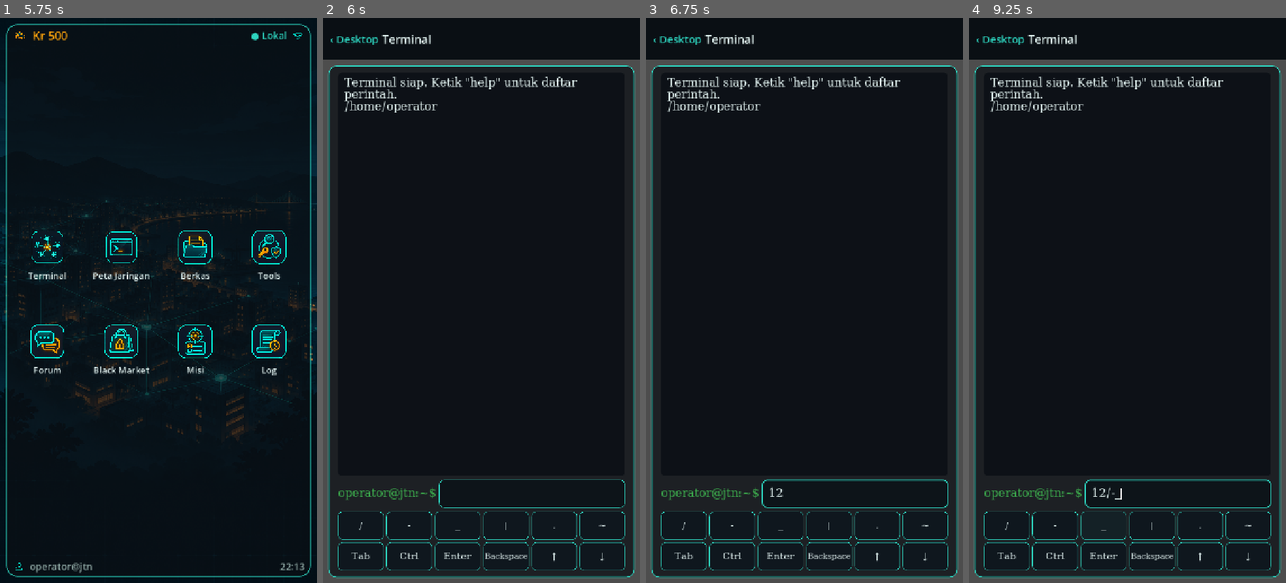
Above: before the commit, frames 1-4 (left to right).
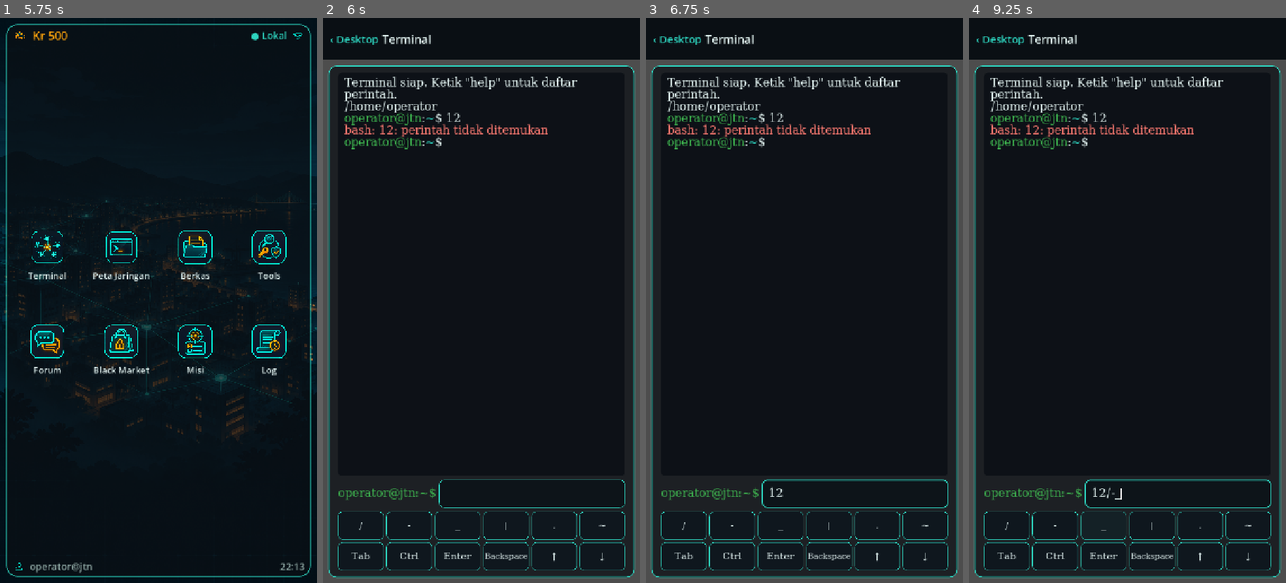
Above: after the commit, the same moments.

Repository: hadydaw/game-baru
Game: Godot game, scene res://scenes/main.tscn
Two runs of this game, one before a commit and one after it. Both use one fixed random seed, a clock stepped at 60 frames per second and the inputs below.
Inputs (mouse positions are in pixels of both pictures, inside the frame that each line leads up to):
- Up to frame 1 (5.75 s): tap Enter at 0.5 s; move the mouse to (142, 413) at 0.52 s; click (142, 413) at 0.67 s; tap Space at 1.25 s; move the mouse to (253, 385) at 1.27 s; click (253, 385) at 1.42 s; move the mouse to (63, 215) at 2.02 s; click (63, 215) at 2.17 s; click (209, 492) at 2.77 s; type "12" at 2.85 s; click "Enter" at 3.5 s; click "Enter" at 4.25 s; click "‹ Desktop" at 5 s
- Up to frame 2 (6 s): click (370, 255) at 5.77 s
- Up to frame 3 (6.75 s): click (855, 492) at 6.52 s; type "12" at 6.6 s
- Up to frame 4 (9.25 s): click "/" at 7.25 s; click "-" at 8 s; click "_" at 8.75 s

Frame 1 is identical in both runs. In frame 2, 1.0% of the frame differs, in the area x 6-71%, y 16-24%; in frame 3, 1.0%; in frame 4, 1.0%.

Commit message:
Terminal: pertahankan riwayat tampilan, direktori, riwayat perintah, dan sesi SSH saat layar dibuka ulang
Co-Authored-By: Claude Haiku 5.5 <noreply@anthropic.com>
Claude-Session: https://claude.ai/code/session_011EntzauCRjaaLbaamXun78

Diff:
--- /dev/null
+++ b/tests/test_terminal_persisten.gd
@@ -0,0 +1,104 @@
+extends GutTest
+
+# Sesi Terminal harus bertahan saat layarnya dilepas (kembali ke Desktop) lalu dibuka lagi:
+# riwayat tampilan, direktori kerja, riwayat perintah, dan sesi SSH.
+
+func _fs_uji() -> Dictionary:
+	var pemilik := {"tipe": "dir", "pemilik": "operator", "grup": "operator", "izin": "rwxr-xr-x"}
+	var dokumen := pemilik.duplicate()
+	dokumen["isi"] = {
+		"kunci_arsip.txt": {"tipe": "file", "pemilik": "operator", "grup": "operator", "izin": "rw-r-----", "isi": "arsip:TK-7731", "ukuran": 13}
+	}
+	var operator := pemilik.duplicate()
+	operator["isi"] = {"dokumen": dokumen}
+	return {
+		"tipe": "dir", "pemilik": "root", "grup": "root", "izin": "rwxr-xr-x",
+		"isi": {"home": {"tipe": "dir", "pemilik": "root", "grup": "root", "izin": "rwxr-xr-x", "isi": {"operator": operator}}}
+	}
+
+func before_each() -> void:
+	TerminalScreen._sesi_bersama = null
+	TerminalScreen._buffer_bersama = ""
+	TerminalScreen._scroll_bersama = 0.0
+	TerminalScreen._ikut_bawah_bersama = true
+	SesiUtama.sesi = ShellSession.new(Vfs.new(_fs_uji()))
+
+func _buka() -> TerminalScreen:
+	var layar := TerminalScreen.new()
+	add_child(layar)
+	return layar
+
+# Simulasi pemain kembali ke Desktop: layar dilepas dari tree dan dibebaskan.
+func _tutup(layar: TerminalScreen) -> void:
+	remove_child(layar)
+	layar.free()
+
+func _teks(layar: TerminalScreen) -> String:
+	return layar._keluaran.get_parsed_text()
+
+func _kirim_selesai(layar: TerminalScreen, perintah: String) -> void:
+	layar._kirim(perintah)
+	layar._selesaikan_cepat()
+
+func test_output_dan_riwayat_bertahan_saat_layar_dibuka_ulang() -> void:
+	var l1 := _buka()
+	_kirim_selesai(l1, "ping -c 1 gerbang")
+	_kirim_selesai(l1, "nmap gerbang")
+	_kirim_selesai(l1, "ping -c 4 gerbang")
+	_tutup(l1)
+
+	var l2 := _buka()
+	var teks := _teks(l2)
+	assert_true(teks.contains("nmap gerbang"), "perintah nmap masih terlihat")
+	assert_true(teks.contains("Memindai gerbang"), "output nmap masih terlihat")
+	assert_true(teks.contains("ping -c 4 gerbang"), "perintah ping masih terlihat")
+	assert_eq(teks.count("Terminal siap"), 1, "banner tidak diulang saat dibuka lagi")
+	assert_eq(l2._riwayat_idx, TerminalScreen._sesi_bersama.riwayat.size(), "indeks riwayat mengikuti sesi")
+	assert_true(TerminalScreen._sesi_bersama.riwayat.has("nmap gerbang"))
+	_tutup(l2)
+
+func test_direktori_kerja_bertahan() -> void:
+	var l1 := _buka()
+	_kirim_selesai(l1, "cd dokumen")
+	_tutup(l1)
+
+	var l2 := _buka()
+	assert_eq(TerminalScreen._sesi_bersama.cwd, "/home/operator/dokumen")
+	_kirim_selesai(l2, "pwd")
+	assert_true(_teks(l2).contains("/home/operator/dokumen"), "pwd menunjukkan direktori yang sama")
+	_tutup(l2)
+
+func test_animasi_belum_selesai_diselesaikan_saat_layar_dilepas() -> void:
+	var l1 := _buka()
+	l1._kirim("nmap gerbang")
+	assert_true(l1._busy, "animasi sedang berjalan")
+	_tutup(l1)
+
+	var l2 := _buka()
+	var teks := _teks(l2)
+	assert_true(teks.contains("Pemindaian selesai"), "output lengkap tersimpan walau animasi belum selesai")
+	_tutup(l2)
+
+func test_sesi_ssh_bertahan_saat_layar_dibuka_ulang() -> void:
+	var l1 := _buka()
+	_kirim_selesai(l1, "ping -c 1 gerbang")
+	_kirim_selesai(l1, "ping -c 1 arsip")
+	_kirim_selesai(l1, "ssh operator@arsip")
+	assert_not_null(TerminalScreen._sesi_bersama.ssh_aktif, "ssh berhasil")
+	_tutup(l1)
+
+	var l2 := _buka()
+	assert_not_null(TerminalScreen._sesi_bersama.ssh_aktif, "sesi ssh masih aktif setelah layar dibuka lagi")
+	assert_true(l2._label_prompt.text.contains("arsip"), "prompt menunjukkan host SSH")
+	_kirim_selesai(l2, "exit")
+	assert_null(TerminalScreen._sesi_bersama.ssh_aktif, "exit menutup sesi ssh")
+	assert_true(_teks(l2).contains("ditutup"), "pesan penutupan tampil")
+	_tutup(l2)
+
+func test_sesi_baru_hanya_dibuat_saat_belum_ada() -> void:
+	var l1 := _buka()
+	var pertama := TerminalScreen._sesi_bersama
+	_tutup(l1)
+	var l2 := _buka()
+	assert_true(pertama == TerminalScreen._sesi_bersama, "objek sesi yang sama dipakai ulang")
+	_tutup(l2)
--- a/ui/terminal_screen.gd
+++ b/ui/terminal_screen.gd
@@ -14,6 +14,7 @@
 const WARNA_TEKS := "#e6f7f5"
 const WARNA_ERROR := "#ff7b72"
 const LATAR := Color("#0d1117")
+const BATAS_BUFFER := 60000
 const TOMBOL := ["/", "-", "_", "|", ".", "~", "Tab", "Ctrl", "Enter", "Backspace", "↑", "↓"]
 
 var _sesi: ShellSession
@@ -104,17 +105,63 @@
 
     kolom.add_child(_buat_baris_tombol())
 
+    tree_exiting.connect(_saat_keluar)
     _sesi = _buat_sesi()
-    _riwayat_idx = 0
     _perbarui_prompt()
     if _sesi == null:
         return
-    _tampil([{"tipe": "info", "teks": "Terminal siap. Ketik \"help\" untuk daftar perintah."}])
-    _tampil(_sesi.jalankan("pwd"))
+    _riwayat_idx = _sesi.riwayat.size()
+    if _buffer_bersama.is_empty():
+        _tampil([{"tipe": "info", "teks": "Terminal siap. Ketik \"help\" untuk daftar perintah."}])
+        _tampil(_sesi.jalankan("pwd"))
+    else:
+        # Layar dibuka lagi: tampilkan kembali seluruh riwayat, tanpa banner dan tanpa pwd baru.
+        _keluaran.append_text(_buffer_bersama)
+        _pulihkan_scroll()
+
+# Menulis ke tampilan sekaligus ke buffer bersama. Buffer dipangkas per baris agar tag BBCode tetap utuh.
+func _tulis(bb: String) -> void:
+    _keluaran.append_text(bb)
+    _buffer_bersama += bb
+    if _buffer_bersama.length() > BATAS_BUFFER:
+        var potong := _buffer_bersama.find("\n", _buffer_bersama.length() - BATAS_BUFFER)
+        if potong >= 0:
+            _buffer_bersama = _buffer_bersama.substr(potong + 1)
+
+func _kosongkan() -> void:
+    _keluaran.clear()
+    _buffer_bersama = ""
+
+# Dipanggil saat layar dilepas (berpindah ke Desktop atau aplikasi lain).
+# Animasi yang belum selesai diselesaikan dulu agar buffer utuh, lalu posisi scroll dicatat.
+func _saat_keluar() -> void:
+    if _busy:
+        _selesaikan_cepat()
+    _simpan_posisi()
+    _simpan()
+
+func _simpan_posisi() -> void:
+    if not is_instance_valid(_keluaran):
+        return
+    var bar := _keluaran.get_v_scroll_bar()
+    _ikut_bawah_bersama = _keluaran.scroll_following or bar.value >= bar.max_value - bar.page - 4.0
+    _scroll_bersama = bar.value
+
+func _pulihkan_scroll() -> void:
+    await get_tree().process_frame
+    if not is_instance_valid(_keluaran):
+        return
+    _keluaran.scroll_following = _ikut_bawah_bersama
+    if not _ikut_bawah_bersama:
+        _keluaran.get_v_scroll_bar().value = _scroll_bersama
 
 # Membuat sesi shell. Bila gagal, galat ditampilkan di layar agar tidak diam-diam.
 # Sesi disimpan di luar layar agar filesystem dan direktori kerja tetap ada saat pindah aplikasi.
 static var _sesi_bersama: ShellSession
+# Buffer tampilan dan posisi scroll ikut bertahan saat layar Terminal ditutup lalu dibuka lagi.
+static var _buffer_bersama: String = ""
+static var _scroll_bersama: float = 0.0
+static var _ikut_bawah_bersama: bool = true
 
 func _buat_sesi() -> ShellSession:
     if _sesi_bersama != null:
@@ -140,6 +187,7 @@
 
 func _notification(what: int) -> void:
     if what == NOTIFICATION_APPLICATION_PAUSED or what == NOTIFICATION_WM_CLOSE_REQUEST:
+        _simpan_posisi()
         _simpan()
 
 func _muat_font() -> Font:
@@ -278,7 +326,7 @@
             _tampil_perintah(_masukan.text + "^C")
             _set_teks("")
         "bersihkan":
-            _keluaran.clear()
+            _kosongkan()
         "hapus_baris":
             _set_teks("")
 
@@ -316,10 +364,10 @@
     if _ketik_aktif:
         var sisa := _ketik_teks.length() - _ketik_pos
         var n := clampi(ceili(sisa / 10.0), 2, 8)
-        _keluaran.append_text(_warna_baris(_ketik_tipe, _ketik_teks.substr(_ketik_pos, n)))
+        _tulis(_warna_baris(_ketik_tipe, _ketik_teks.substr(_ketik_pos, n)))
         _ketik_pos += n
         if _ketik_pos >= _ketik_teks.length():
-            _keluaran.append_text("\n")
+            _tulis("\n")
             _ketik_aktif = false
             _timer.start(maxf(_ketik_jeda, 10) / 1000.0)
         else:
@@ -341,7 +389,7 @@
             _ketik_jeda = int(s["jeda"])
             _timer.start(0.01)
         "clear":
-            _keluaran.clear()
+            _kosongkan()
             _timer.start(0.01)
 
 func _akhiri() -> void:
@@ -355,14 +403,14 @@
 func _selesaikan_cepat() -> void:
     while _busy:
         if _ketik_aktif:
-            _keluaran.append_text(_warna_baris(_ketik_tipe, _ketik_teks.substr(_ketik_pos)) + "\n")
+            _tulis(_warna_baris(_ketik_tipe, _ketik_teks.substr(_ketik_pos)) + "\n")
             _ketik_aktif = false
         elif not _langkah.is_empty():
             var s: Dictionary = _langkah.pop_front()
             if String(s["tipe"]) == "baris":
-                _keluaran.append_text(_warna_baris(String(s["tipe_baris"]), String(s["teks"])) + "\n")
+                _tulis(_warna_baris(String(s["tipe_baris"]), String(s["teks"])) + "\n")
             elif String(s["tipe"]) == "clear":
-                _keluaran.clear()
+                _kosongkan()
         else:
             _akhiri()
     _timer.stop()
@@ -424,15 +472,15 @@
     var user := p.substr(0, i)
     var jalur := p.substr(i + 1, p.length() - i - 2)
     var bb := "[color=%s]%s[/color]:[color=%s]%s[/color]$ %s" % [WARNA_USER, user, WARNA_JALUR, jalur, _aman(teks)]
-    _keluaran.append_text(bb + "\n")
+    _tulis(bb + "\n")
 
 func _tampil(baris: Array) -> void:
     for b in baris:
         if String(b["tipe"]) == "clear":
-            _keluaran.clear()
+            _kosongkan()
             continue
         var warna := WARNA_ERROR if String(b["tipe"]) == "error" else WARNA_TEKS
-        _keluaran.append_text("[color=%s]%s[/color]\n" % [warna, _aman(String(b["teks"]))])
+        _tulis("[color=%s]%s[/color]\n" % [warna, _aman(String(b["teks"]))])
 
 func _aman(s: String) -> String:
     return s.replace("[", "[lb]")
